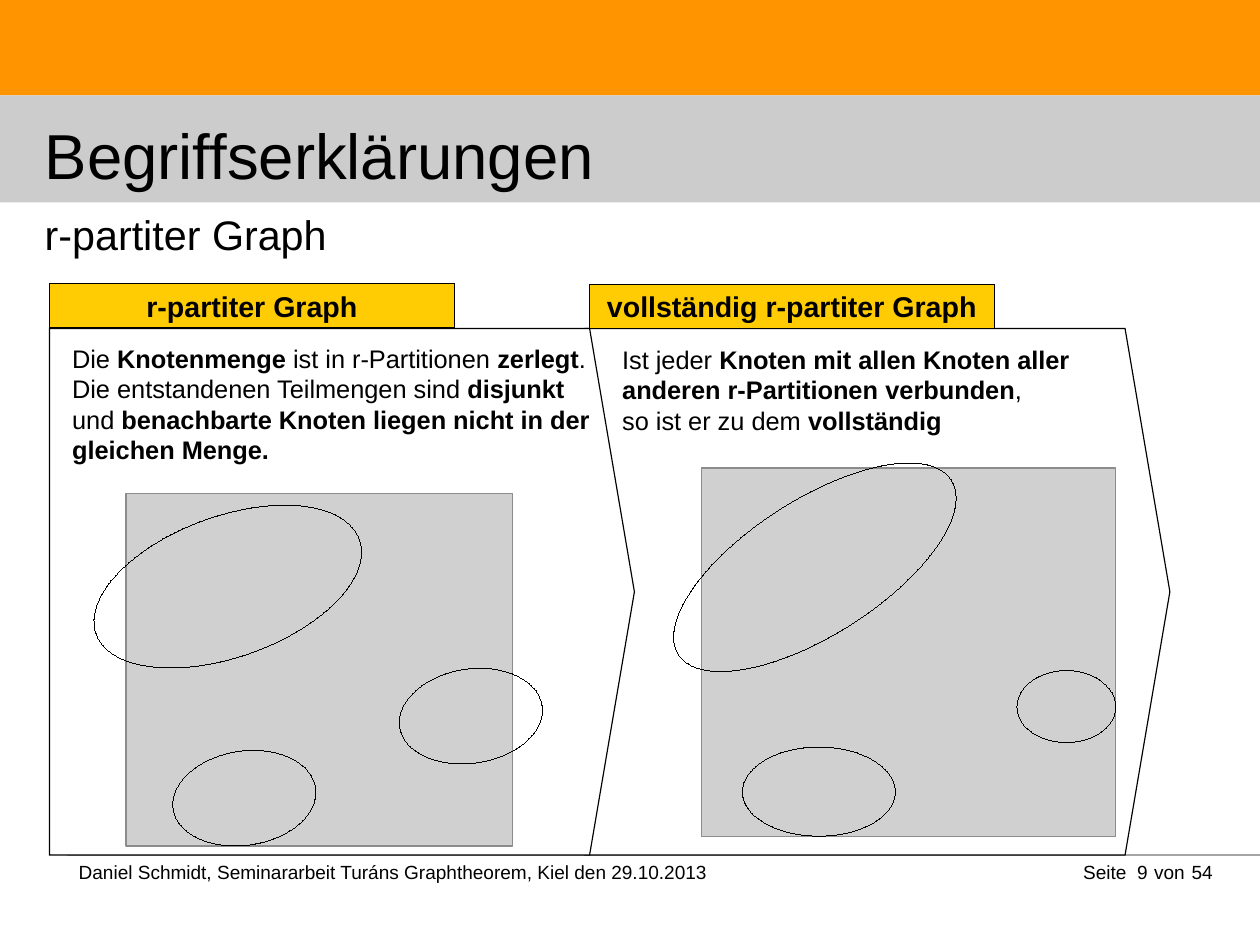
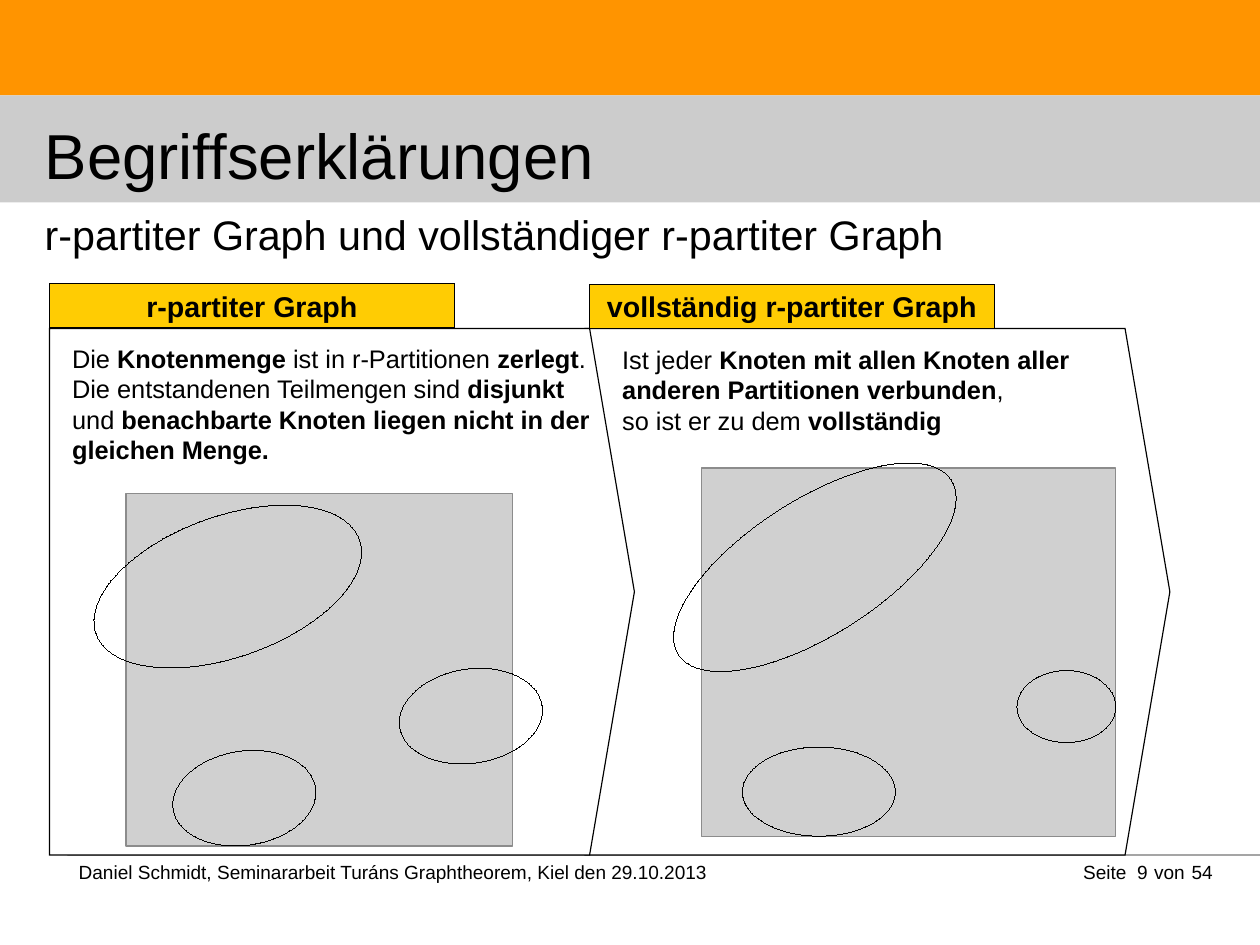
Before and after one commit to DanielMSchmidt/kombinatorik, a slide deck: slide 9 of Kombinatorik.odp. Drawn at 1260x945 pixels with LibreOffice and Linux fonts; fonts in the diff are those of the drawing; grey boxes stand for pictures. Boxes give left, top, right and bottom in pixels: in the first picture for what was removed or moved away, otherwise in the second. Text is boxed around its words. In the diff, an @@ line names an element or a change of style, - is before the commit and + after.

```diff
--- a/Kombinatorik.odp
+++ b/Kombinatorik.odp
@@ title at (45, 220, 944, 259): text changed @@
-r-partiter Graph
+r-partiter Graph und vollständiger r-partiter Graph
@@ text at (622, 350, 1069, 403): text changed @@
-Ist jeder Knoten mit allen Knoten aller anderen r-Partitionen verbunden,
+Ist jeder Knoten mit allen Knoten aller anderen Partitionen verbunden,
```
Also in this commit, not shown: 3 other slides changed.
